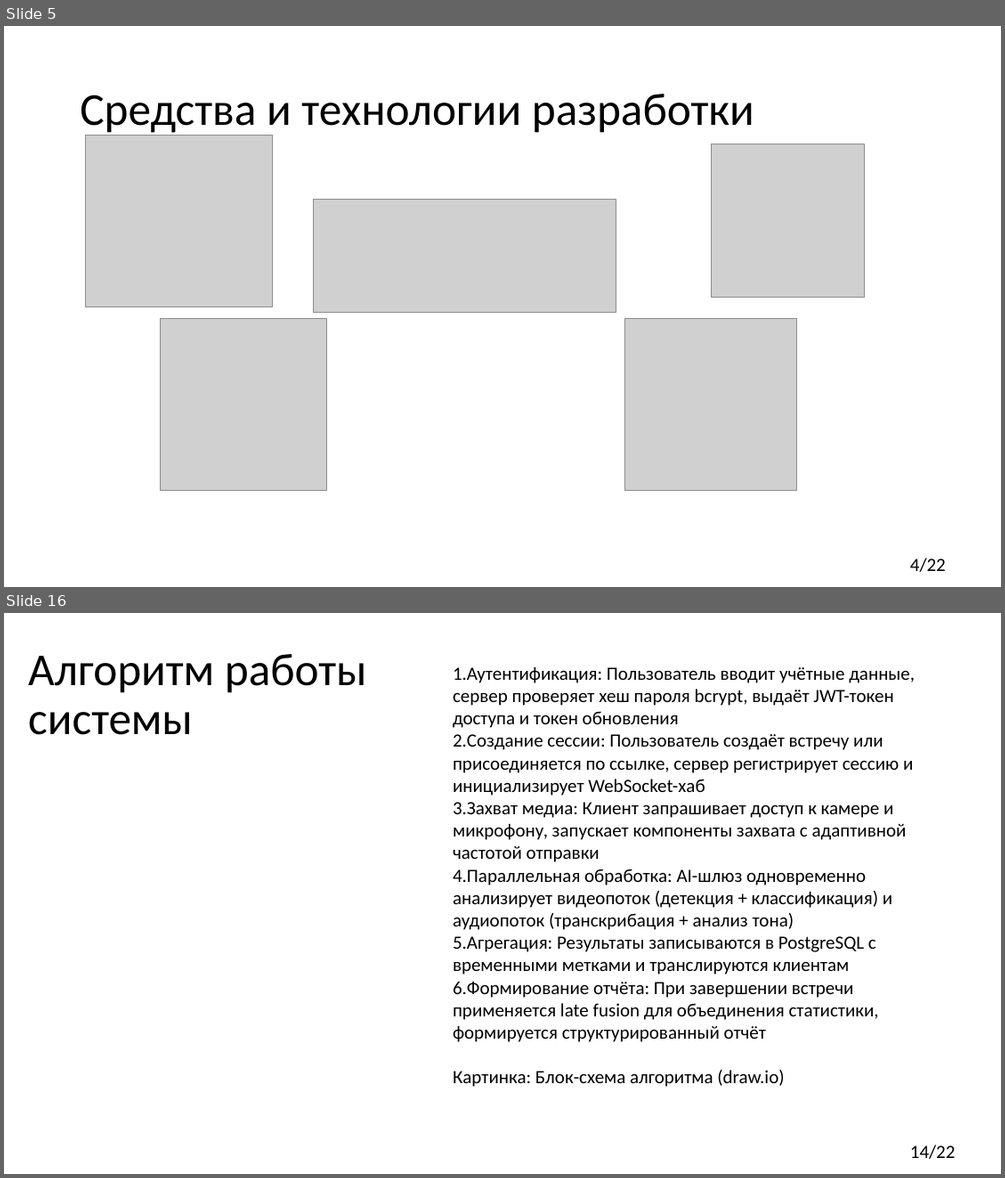
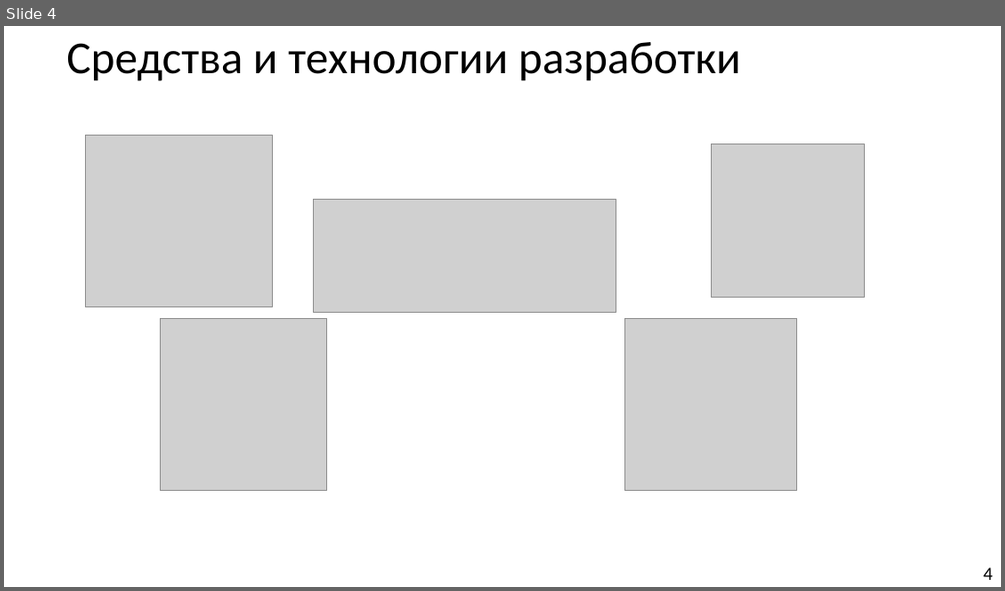
Before and after one commit to Hetsunya/diplom, a slide deck: вкр/практика/преза.pptx. Shown one above the other, each under a label of ours: slides 5 and 16 before the commit, slide 4 after it; the slides between them are not shown. The pictures are 1005x1178 and 1005x591 pixels, drawn with LibreOffice and Linux fonts; fonts in the diff are those of the drawing; grey boxes stand for pictures. Boxes give left, top, right and bottom in pixels: in the first picture for what was removed or moved away, otherwise in the second. Text is boxed around its words. In the diff, an @@ line names an element or a change of style, - is before the commit and + after.

```diff
--- a/вкр/практика/преза.pptx
+++ b/вкр/практика/преза.pptx
@@ slide 16 removed at bbox=[4, 613, 1001, 1174], background #FFFFFF @@
@@ title removed at bbox=[28, 654, 367, 735] @@
-Алгоритм работы системы
@@ text removed at bbox=[453, 666, 914, 1086] @@
-1. Аутентификация: Пользователь вводит учётные данные, сервер проверяет хеш пароля bcrypt, выдаёт JWT-токен доступа и токен обновления
-2. Создание сессии: Пользователь создаёт встречу или присоединяется по ссылке, сервер регистрирует сессию и инициализирует WebSocket-хаб
-3. Захват медиа: Клиент запрашивает доступ к камере и микрофону, запускает компоненты захвата с адаптивной частотой отправки
-4. Параллельная обработка: AI-шлюз одновременно анализирует видеопоток (детекция + классификация) и аудиопоток (транскрибация + анализ тона)
-5. Агрегация: Результаты записываются в PostgreSQL с временными метками и транслируются клиентам
-6. Формирование отчёта: При завершении встречи применяется late fusion для объединения статистики, формируется структурированный отчёт
-   Картинка: Блок-схема алгоритма (draw.io)
@@ text removed at bbox=[910, 1144, 955, 1159] @@
-14/22
@@ what was slide 5 is now slide 4 @@
@@ slide 4 changed as well @@
@@ title "Средства и технологии разработки": place and size @@
-title "Средства и технологии разработки" at bbox=[80, 94, 754, 135]
+title "Средства и технологии разработки" at bbox=[66, 42, 741, 81]
@@ title "Средства и технологии разработки" at bbox=[66, 42, 741, 81]: vertical alignment middle to top @@
@@ page number at bbox=[983, 567, 993, 580]: vertical alignment top to middle @@
@@ page number at bbox=[983, 567, 993, 580]: text changed @@
-4/22
+4
```
Also in this commit, not shown: 3 other slides changed, 12 slides added, 15 other slides removed, 3 other files.
